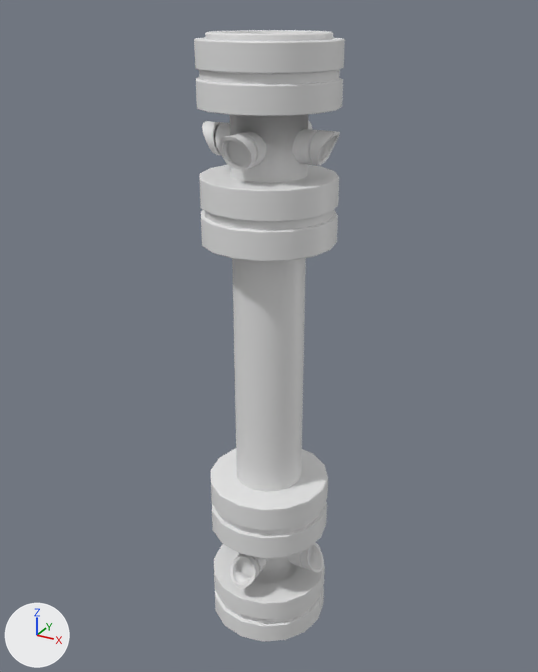
An edit to the FBX model Year3CapstoneProject/Assets/Art Assets/FBXs/ChaosFactors/LaserEmitter.fbx, drawn before and after from the same camera.
Camera for both pictures: a 50 mm lens placed at (3.51, -6.38, 3.53), pointed at (-0.06, 0.11, 0.29). Lighting does not change. The marker at lower left points along +X, +Y and +Z.
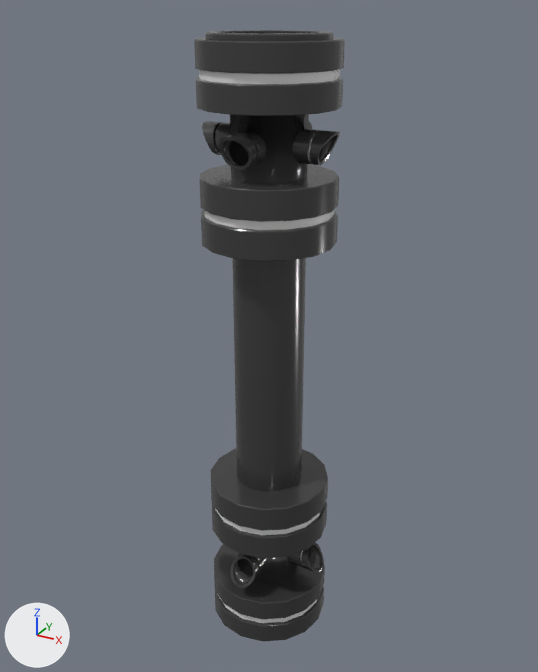
Changed parts and their boxes [x1, y1, x2, y2] in the pictures (538 x 672 px):
part 1 of me_cylinder_001, recoloured (grey to black)
    both: [194, 30, 345, 642]
part 2 of me_cylinder_001, recoloured (grey to black)
    both: [238, 546, 312, 576]
part 3 of me_cylinder_001, recoloured (grey to black)
    both: [229, 141, 323, 166]

The change, as a diff of the scene's bpy script:
```diff
--- a/Year3CapstoneProject/Assets/Art Assets/FBXs/ChaosFactors/LaserEmitter.fbx.py
+++ b/Year3CapstoneProject/Assets/Art Assets/FBXs/ChaosFactors/LaserEmitter.fbx.py
@@ mat_red_light @@
+mat_red_light = principled_material('Red Light')
+mat_red_light.base_color = (0.8, 0.8, 0.8)  # white #e7e7e7
+mat_red_light.roughness = 0.4
@@ mat_emitter_inner @@
+mat_emitter_inner = principled_material('Emitter Inner')
+mat_emitter_inner.base_color = (0.0, 0.0, 0.0)  # black #000000
+mat_emitter_inner.roughness = 1.0
@@ mat_metal @@
+mat_metal = principled_material('Metal')
+mat_metal.base_color = (0.0796, 0.0796, 0.0796)  # dark grey #505050
+mat_metal.metallic = 0.5
+mat_metal.roughness = 0.194
@@ mat_blue_light @@
+mat_blue_light = principled_material('Blue Light')
+mat_blue_light.base_color = (0.8, 0.8, 0.8)  # white #e7e7e7
+mat_blue_light.roughness = 0.4
@@ me_cylinder_001 @@
 me_cylinder_001.from_pydata(...)  # 1877 vertices, 2008 faces; spans x -0.71..0.71, y -0.71..0.71, z -3.34..3.34
 # used by ob_cylinder; location = (0.0, 0.0, 0.0)
+# me_cylinder_001 part 1: 1776 of the faces centred in x -0.7..0.7, y -0.7..0.7, z -3.34..3.34 switch from no material to mat_metal (dark grey #505050)
+# me_cylinder_001 part 2: all 4 faces centred in x -0.52..0.51, y -0.51..0.52, z -2.36 switch from no material to mat_emitter_inner (black #000000)
+# me_cylinder_001 part 3: all 4 faces centred in x -0.52..0.51, y -0.51..0.52, z 2.36 switch from no material to mat_emitter_inner (black #000000)
+me_cylinder_001.materials.append(mat_red_light)  # white #e7e7e7
+me_cylinder_001.materials.append(mat_blue_light)  # white #e7e7e7
```
